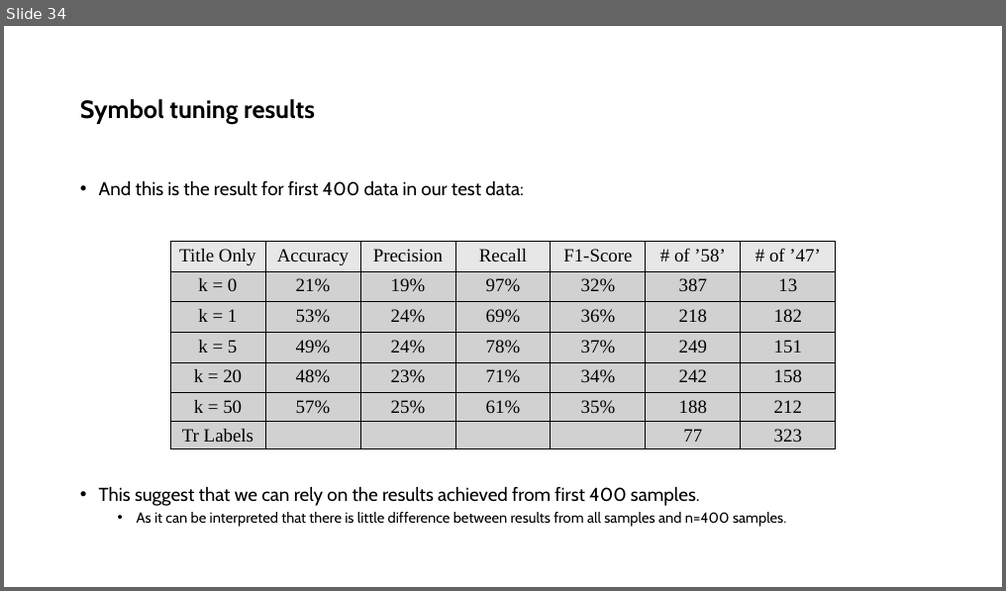
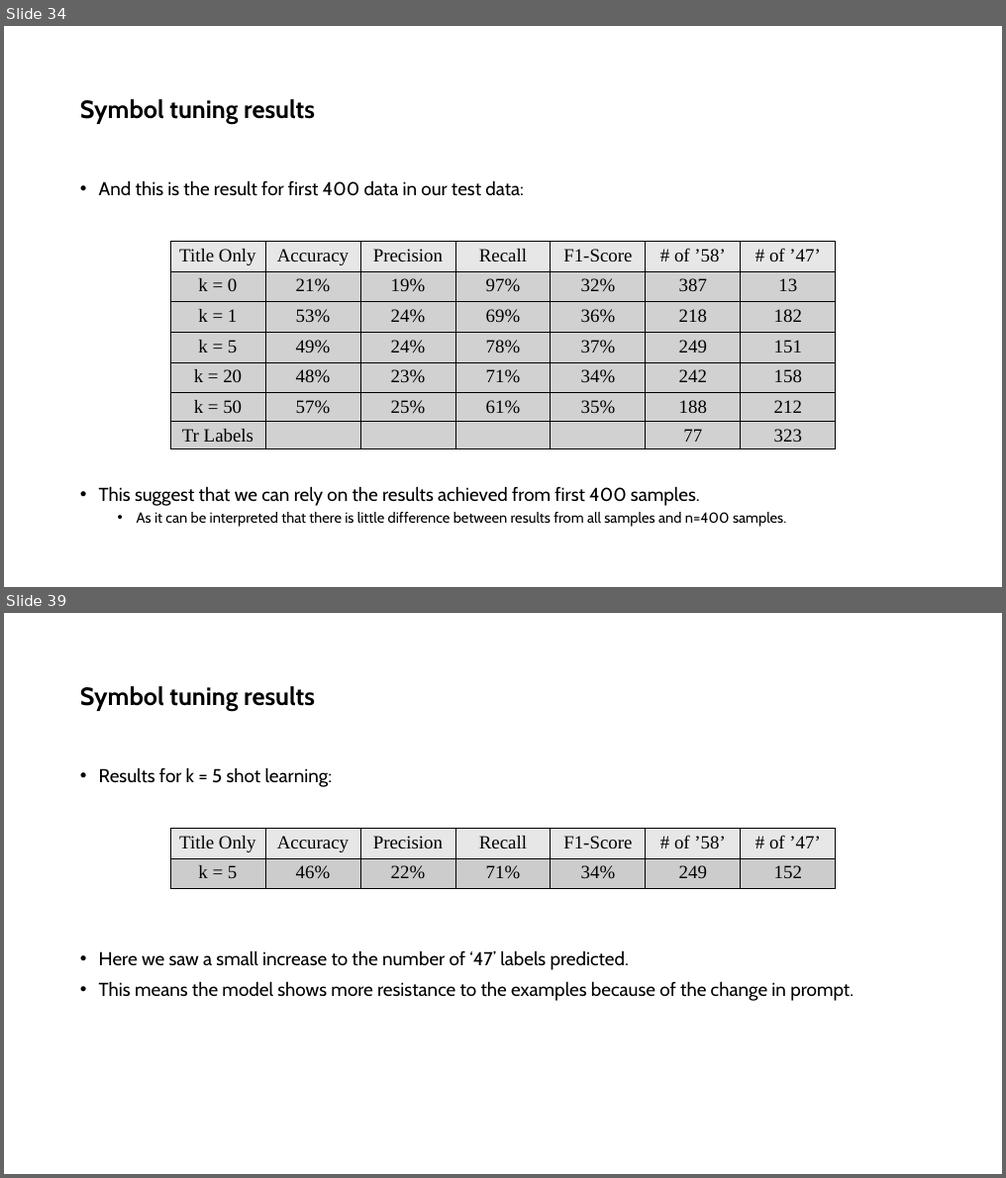
Before and after one commit to ShayanSalehi81/BachelorProject, a slide deck: Slides/Symbol Tuning.pptx. Shown one above the other, each under a label of ours: slide 34 before the commit, slides 34 and 39 after it; the slides between them are not shown. The pictures are 1006x591 and 1006x1178 pixels, drawn with LibreOffice and Linux fonts; fonts in the diff are those of the drawing. Boxes give left, top, right and bottom in pixels: in the first picture for what was removed or moved away, otherwise in the second. Text is boxed around its words. In the diff, an @@ line names an element or a change of style, - is before the commit and + after.

```diff
--- a/Slides/Symbol Tuning.pptx
+++ b/Slides/Symbol Tuning.pptx
@@ slide 39 added at [4,613,1002,1174], background #FFFFFF @@
@@ title added at [80,686,315,711], 24 pt, text #000000, bold @@
+Symbol tuning results
@@ text added at [99,767,853,1001], 18 pt, text #000000 @@
+• Results for k = 5 shot learning:
+• Here we saw a small increase to the number of ‘47’ labels predicted.
+• This means the model shows more resistance to the examples because of the change in prompt.
@@ table added at [170,829,836,889], 2 rows, 7 columns @@
+Title Only | Accuracy | Precision | Recall | F1-Score | # of ’58’ | # of ’47’
+k = 5 | 46% | 22% | 71% | 34% | 249 | 152
```
Also in this commit, not shown: 10 other slides added, 3 other files.
